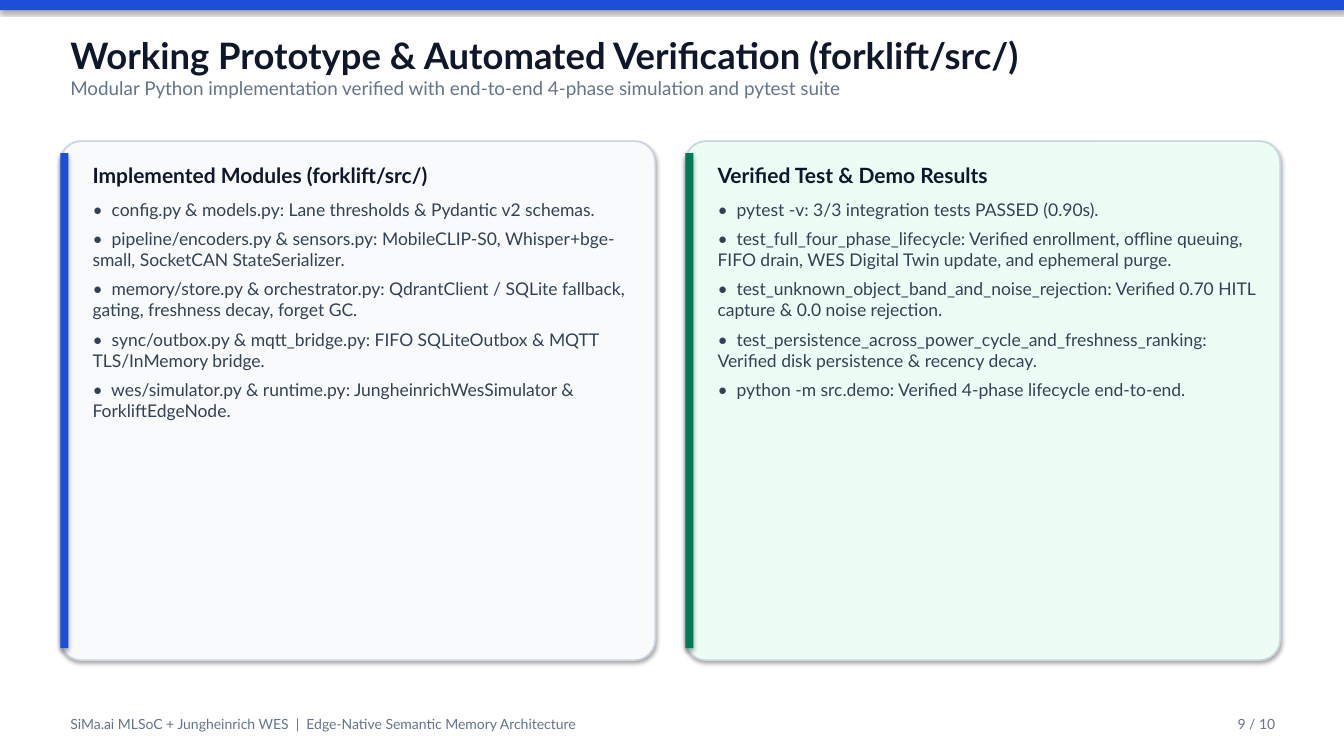
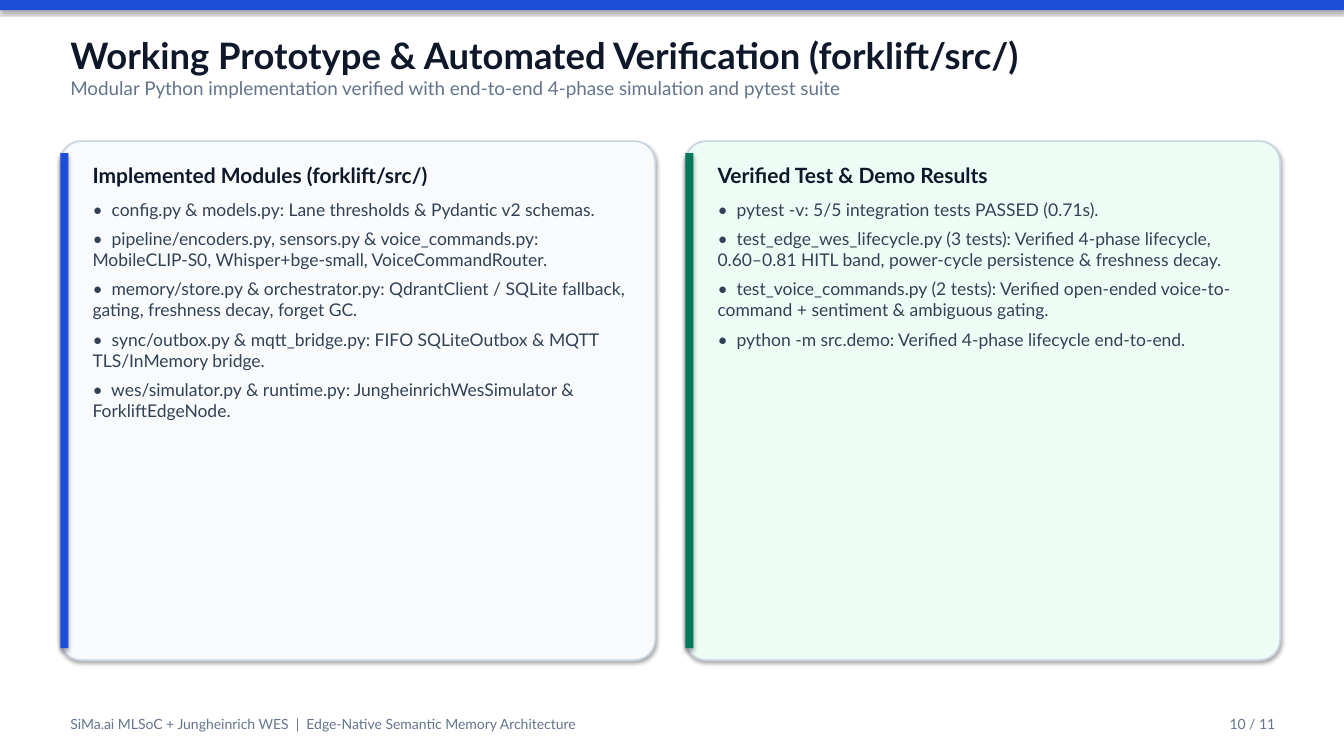
Before and after one commit to samratkar/pai, a slide deck: slide 10 of forklift/SiMa_Jungheinrich_WES_Executive_Presentation.pptx (slide 9 before the commit). Drawn at 1344x756 pixels with LibreOffice and Linux fonts; fonts in the diff are those of the drawing. Boxes give left, top, right and bottom in pixels: in the first picture for what was removed or moved away, otherwise in the second. Text is boxed around its words. In the diff, an @@ line names an element or a change of style, - is before the commit and + after.

```diff
--- a/forklift/SiMa_Jungheinrich_WES_Executive_Presentation.pptx
+++ b/forklift/SiMa_Jungheinrich_WES_Executive_Presentation.pptx
@@ text at bbox=[718, 202, 1230, 319]: text changed @@
-• pytest -v: 3/3 integration tests PASSED (0.90s).
-• test_full_four_phase_lifecycle: Verified enrollment, offline queuing, FIFO drain, WES Digital Twin update, and ephemeral purge.
-• test_unknown_object_band_and_noise_rejection: Verified 0.70 HITL capture & 0.0 noise rejection.
-• test_persistence_across_power_cycle_and_freshness_ranking: Verified disk persistence & recency decay.
+• pytest -v: 5/5 integration tests PASSED (0.71s).
+• test_edge_wes_lifecycle.py (3 tests): Verified 4-phase lifecycle, 0.60–0.81 HITL band, power-cycle persistence & freshness decay.
+• test_voice_commands.py (2 tests): Verified open-ended voice-to-command + sentiment & ambiguous gating.
@@ text at bbox=[93, 232, 547, 269]: text changed @@
-• pipeline/encoders.py & sensors.py: MobileCLIP-S0, Whisper+bge-small, SocketCAN StateSerializer.
+• pipeline/encoders.py, sensors.py & voice_commands.py: MobileCLIP-S0, Whisper+bge-small, VoiceCommandRouter.
@@ text at bbox=[1230, 719, 1275, 729]: text changed @@
-9 / 10
+10 / 11
```
Also in this commit, not shown: 8 other slides changed, 1 slide added, 5 other files.
